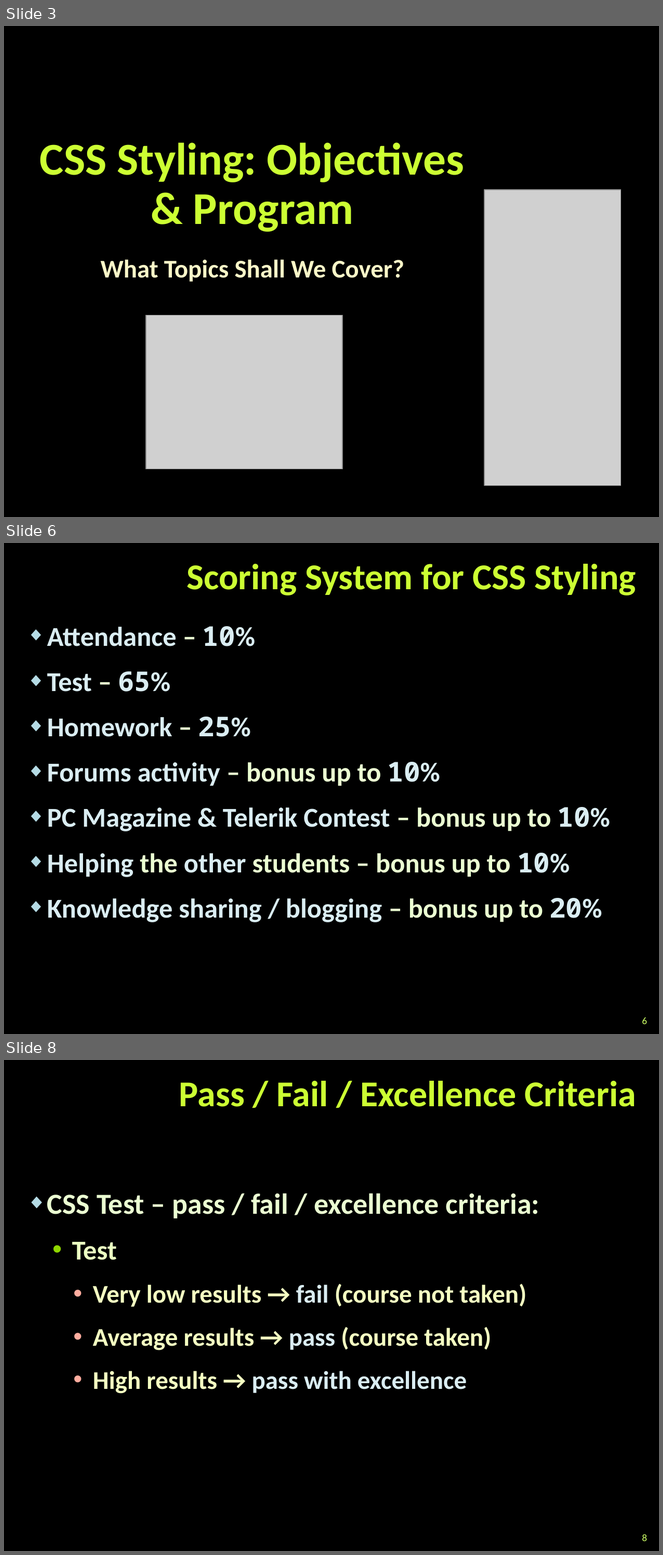
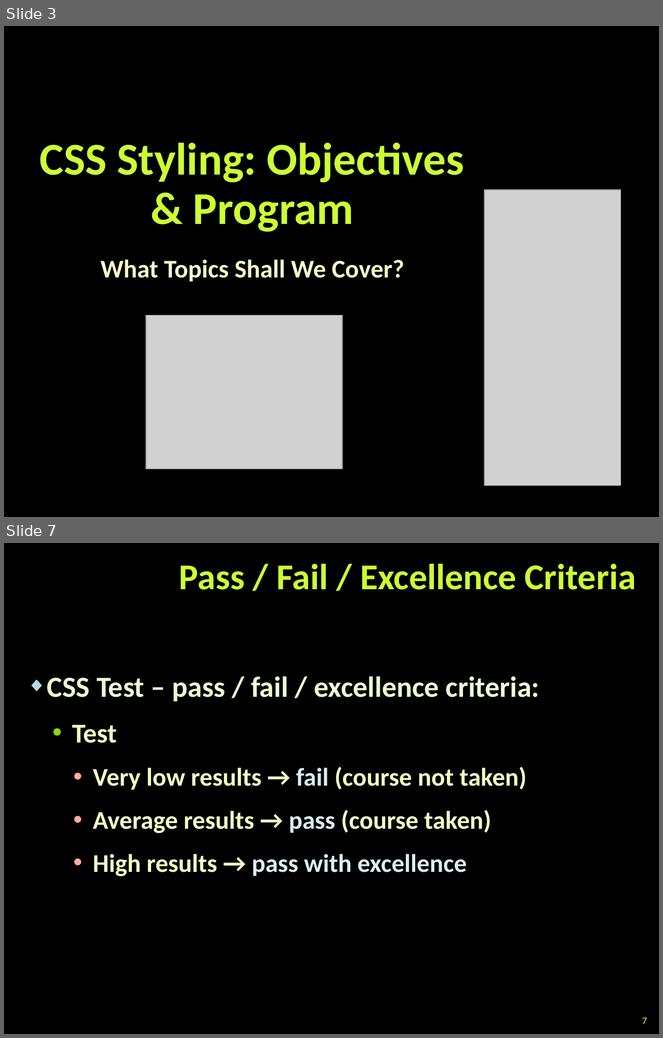
Before and after one commit to StefanSinapov/TelerikAcademy, a slide deck: 5. CSS/Lectures/0. CSS-Course-Introduction.pptx. Shown one above the other, each under a label of ours: slides 3, 6 and 8 before the commit, slides 3 and 7 after it; the slides between them are not shown. The pictures are 663x1555 and 663x1038 pixels, drawn with LibreOffice and Linux fonts; fonts in the diff are those of the drawing; grey boxes stand for pictures; background and template pictures are left out. Boxes give left, top, right and bottom in pixels: in the first picture for what was removed or moved away, otherwise in the second. Text is boxed around its words. In the diff, an @@ line names an element or a change of style, - is before the commit and + after.

```diff
--- a/5. CSS/Lectures/0. CSS-Course-Introduction.pptx
+++ b/5. CSS/Lectures/0. CSS-Course-Introduction.pptx
@@ slide 6 removed at box(4, 543, 659, 1034), background picture (left out) @@
@@ title removed at box(187, 564, 636, 596) @@
-Scoring System for CSS Styling
@@ text removed at box(47, 626, 610, 923) @@
-◆ Attendance – 10%
-◆ Test – 65%
-◆ Homework – 25%
-◆ Forums activity – bonus up to 10%
-◆ PC Magazine & Telerik Contest – bonus up to 10%
-◆ Helping the other students – bonus up to 10%
-◆ Knowledge sharing / blogging – bonus up to 20%
@@ page number removed at box(642, 1018, 647, 1025) @@
-6
@@ what was slide 8 is now slide 7 @@
@@ page number at box(642, 1018, 647, 1025): text changed @@
-8
+7
```
Also in this commit, not shown: 5 slides changed, 1 slide added, 2 other slides removed, 1 other file.
